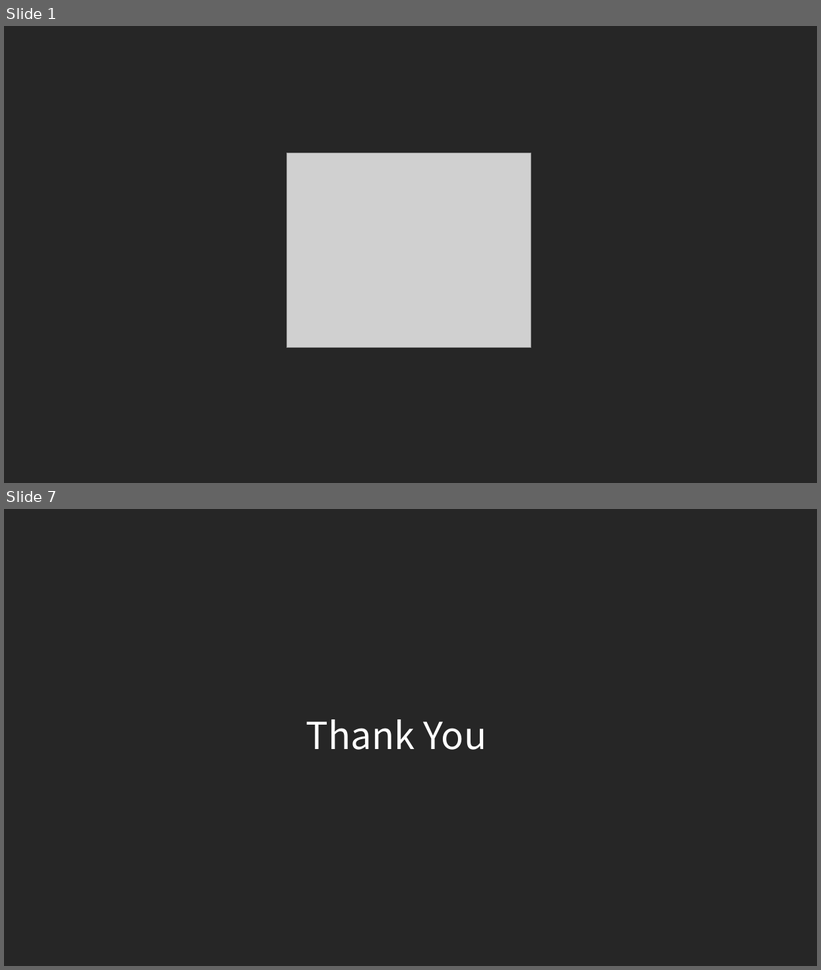
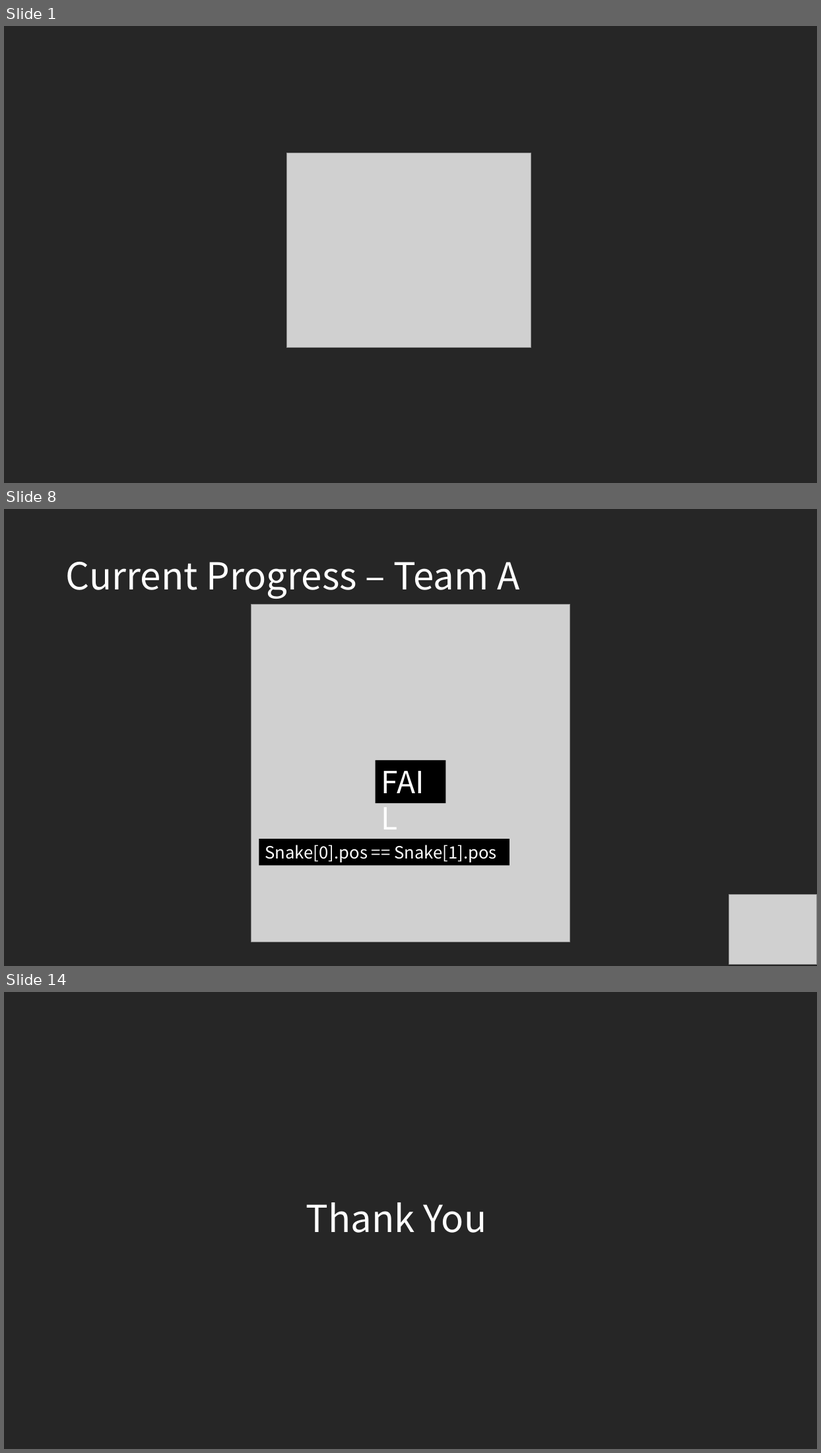
Before and after one commit to commadev/commadev.github.io, a slide deck: assets/documents/190411 Snake.pptx. Shown one above the other, each under a label of ours: slides 1 and 7 before the commit, slides 1, 8 and 14 after it; the slides between them are not shown. The pictures are 821x970 and 821x1453 pixels, drawn with LibreOffice and Linux fonts; fonts in the diff are those of the drawing; grey boxes stand for pictures. Boxes give left, top, right and bottom in pixels: in the first picture for what was removed or moved away, otherwise in the second. Text is boxed around its words. In the diff, an @@ line names an element or a change of style, - is before the commit and + after.

```diff
--- a/assets/documents/190411 Snake.pptx
+++ b/assets/documents/190411 Snake.pptx
@@ slide 8 added at [4,509,817,966], background #262626 @@
@@ title added at [66,562,519,599], 44 pt, text #FFFFFF @@
+Current Progress – Team A
@@ picture added at [251,604,570,942] @@
@@ rectangle added at [376,760,446,803], fill #000000, 36 pt, text #FFFFFF @@
+FAIL
@@ rectangle added at [259,839,510,866], fill #000000, 20 pt, text #FFFFFF @@
+Snake[0].pos == Snake[1].pos
@@ picture added at [729,895,817,965] @@
@@ what was slide 7 is now slide 14 @@
```
Also in this commit, not shown: 2 slides changed, 9 other slides added, 3 slides removed.
